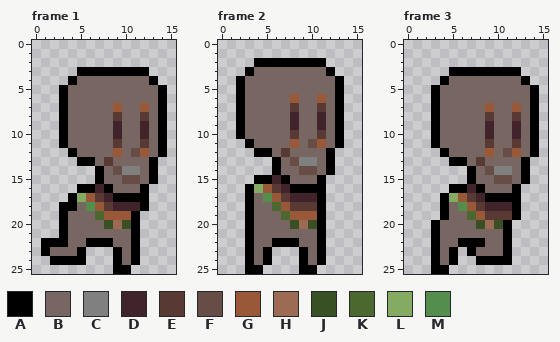
Two states of a pixel-art file, Assets/Artwork/Mobs/Zombie/Zombie Running.aseprite. The picture above was drawn from the file before the commit.
16x26 pixels, 4 frames. Shown: frame 1, frame 2, frame 3. The commit also changed other frames, which this record leaves out.
Palette (. is transparent): A #000000  B #786663  C #808080  D #41242b  E #593933  F #684c46  G #995939  H #9d6b53  J #394f24  K #4b692f  L #85ab62  M #548e4c
Once edited:
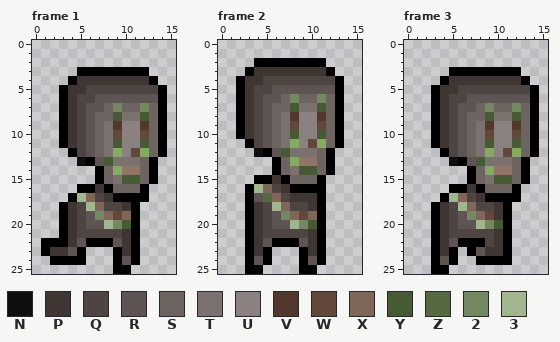
Colours new in this view: N #0f0f0f  P #3f3634  Q #4e4543  R #5e5453  S #6d6462  T #7b7270  U #8b8180  V #52382c  W #62483b  X #806659  Y #465a34  Z #556943  2 #748862  3 #a1b58e
Edits made:
colour C: #808080 -> #907568
Changed rows in their new state; - is a pixel that keeps its letter.
Frame 1:
first column x 2:
 4 ---PPPPPPPP-
 5 --PPQQQQQQQQ
 6 --PQQRRRRRRR
 7 --PQRRS2SS2S
 8 --PQRSSYTTYS
 9 --PQRSTVUUVS
10 --PQRSTWUUWS
11 --PQRSTYUUYS
12 ---QRSTLUWLS
13 ---N-RYTTTS-
14 ------SL--S-
15 ------STYYS-
16 -----P-SSS--
17 ---3XQP-----
18 --PQ3XQQPA.-
19 --PQR2XWX---
20 --PQRR32Y---
21 --PQQQQQP---
22 --PR---RP---
23 PPR-----P---
24 --------R---
Frame 2:
first column x 3:
 3 -PPPPPPPP-
 4 PPQQQQQQQQ
 5 PQQRRRRRRR
 6 PQRRS2SS2S
 7 PQRSSYTTYS
 8 PQRSTVUUVS
 9 PQRSTWUUWS
10 PQRSTYUUYS
11 -QRSTLUWLS
12 -N-RYTTTS-
13 ----SL--S-
14 ----STYYS-
15 ---P-SSS--
16 -3XQP-----
17 -RZXQPPP--
18 -PQ3XQQP--
19 -PQR2XWX--
20 -PQRR32Y--
21 -PQQQQQP--
22 -PR---RP--
23 -P-----P--
24 -R-----R--
Frame 3:
first column x 3:
 4 --PPPPPPPP-
 5 -PPQQQQQQQQ
 6 -PQQRRRRRRR
 7 -PQRRS2SS2S
 8 -PQRSSYTTYS
 9 -PQRSTVUUVS
10 -PQRSTWUUWS
11 -PQRSTYUUYS
12 --QRSTLUWLS
13 --N-RYTTTS-
14 -----SL--S-
15 -----STYYS-
16 ----P-SSS--
17 --3XQP-----
18 APQ3XQQPA.-
19 APQR2XWPA.-
20 -PQRR32Y---
21 -PQQQQQP---
22 -PR---QP---
23 -P---RPP---
24 -R---------
